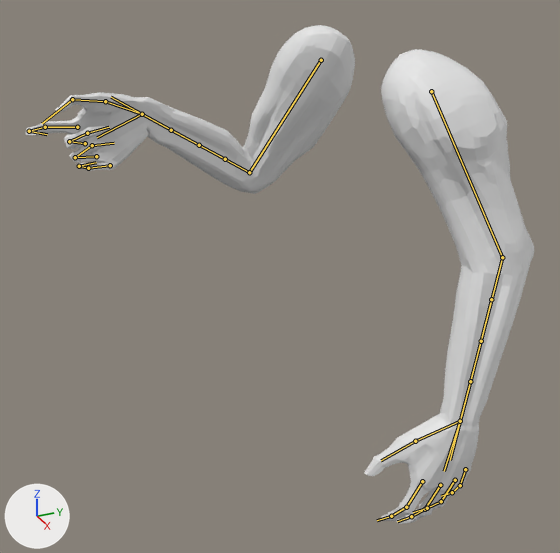
The FBX model Animations/Player/Character/SK_FP_Idle.fbx: old version first, new version second.
One viewpoint serves both versions: a 50 mm camera at (1.832, -1.081, 1.335) aimed at (0.047, -0.278, 0.442). Lighting does not change. The marker at lower left points along +X, +Y and +Z. The older version comes first. Both versions are drawn at frame 45 of the action 'Scene'; the numbers are the values there. The bones that change, and the others that lie on the model, are drawn over the model as lines.

In view in the first picture: 'Arms_objects'.
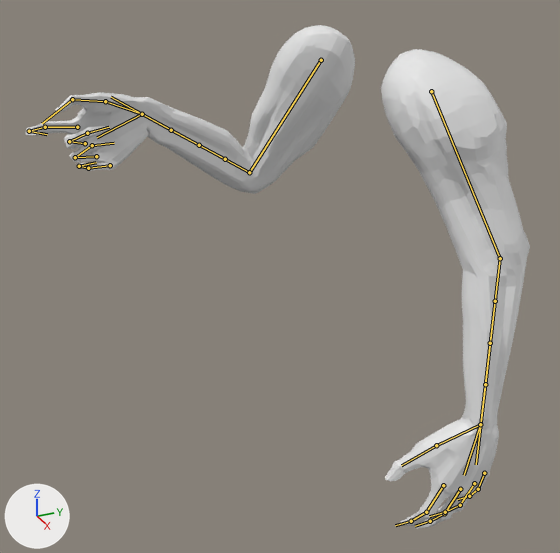
Commit message: make movement blend apply to left arm too

Where the change shows, as pixel boxes [x1, y1, x2, y2] in the pictures (560 x 553 px):
'Arms_objects', posed
    before: [26, 25, 534, 524]
    after: [26, 25, 530, 529]
bone 'Upper_L', root to tip
    before: (431, 91) to (502, 257)
    after: (431, 91) to (500, 258)
bone 'Lower_L', root to tip
    before: (502, 257) to (481, 341)
    after: (500, 258) to (490, 343)
bone 'Lower_Twist_1_L', root to tip
    before: (502, 257) to (481, 341)
    after: (500, 258) to (490, 343)
bone 'Lower_Twist_2_L', root to tip
    before: (491, 299) to (470, 381)
    after: (495, 301) to (485, 384)
bone 'Lower_Twist_3_L', root to tip
    before: (481, 341) to (460, 421)
    after: (490, 343) to (480, 424)
bone 'Lower_Twist_4_L', root to tip
    before: (470, 381) to (450, 460)
    after: (485, 384) to (476, 464)
bone 'Hand_L', root to tip
    before: (460, 421) to (444, 471)
    after: (480, 424) to (464, 475)

What the commit changed:
Bone 'Upper_L' (bone_upper_l) turns from (-1, 7, -2) to (-1, 5, -2) degrees about its own x, y and z.
Bone 'Lower_L' (bone_lower_l) turns from (0, 0, 0) to (8, 0, -2) degrees about its own x, y and z.
Bone 'Lower_Twist_1_L' (bone_lower_twist_1_l) turns from (0, 0, 0) to (0, -16, 0) degrees about its own x, y and z.
Bone 'Lower_Twist_2_L' (bone_lower_twist_2_l) turns from (0, 0, 0) to (0, -20, 0) degrees about its own x, y and z.
Bone 'Lower_Twist_3_L' (bone_lower_twist_3_l) turns from (0, 0, 0) to (0, -23, 0) degrees about its own x, y and z.
Bone 'Lower_Twist_4_L' (bone_lower_twist_4_l) turns from (0, 0, 0) to (0, -28, 0) degrees about its own x, y and z.
Bone 'Hand_L' (bone_hand_l) turns from (-2, -7, -2) to (-9, -6, 1) degrees about its own x, y and z.
